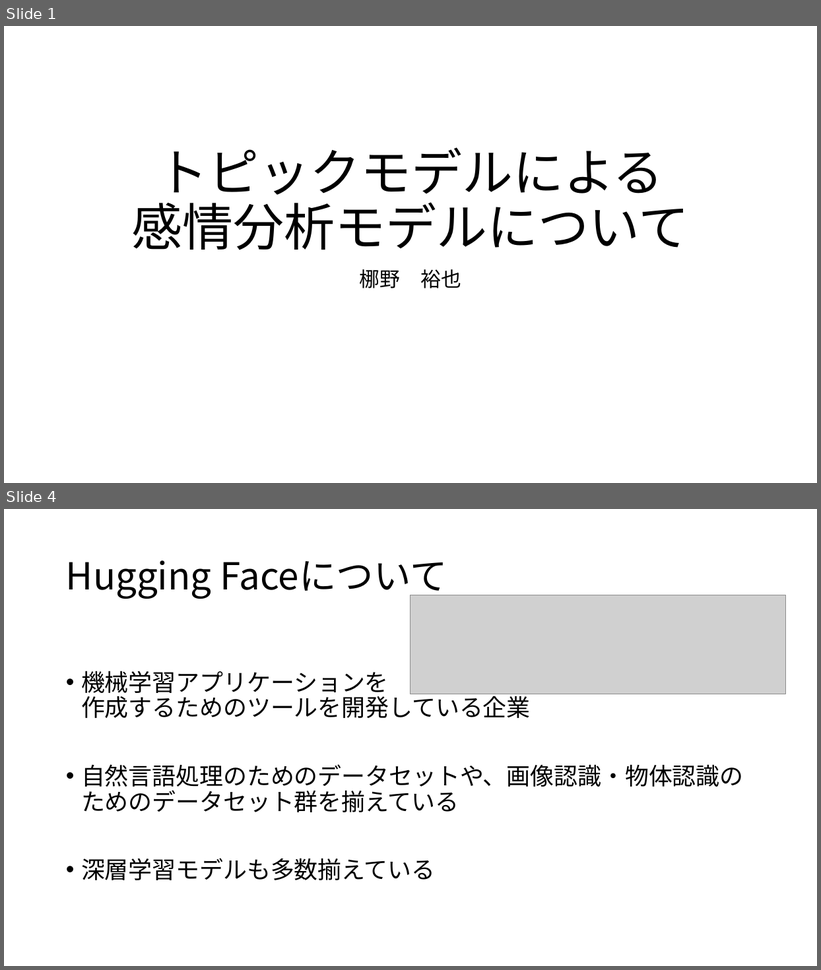
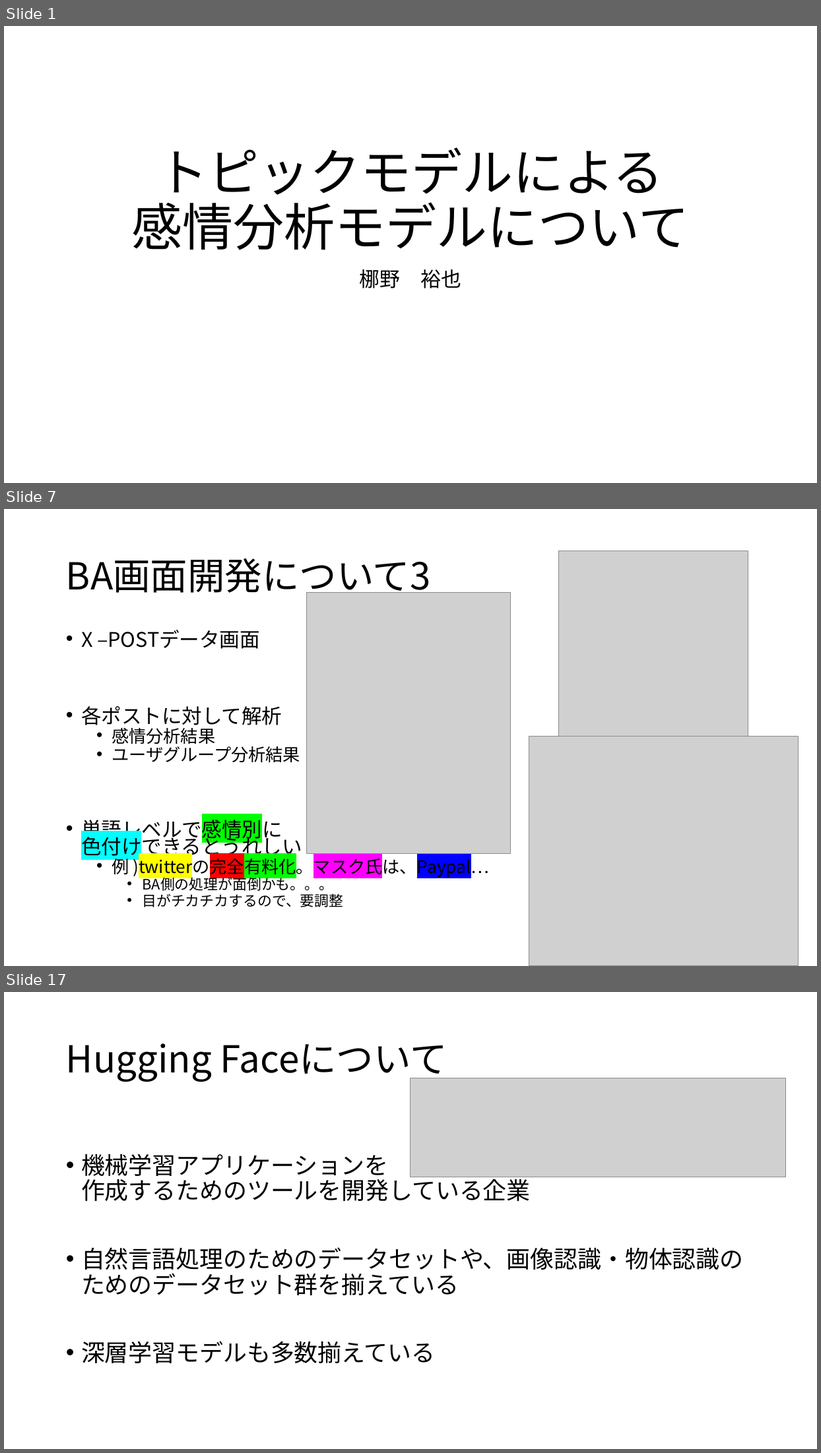
Before and after one commit to leggings8942/my_topic_model, a slide deck: 説明用資料.pptx. Shown one above the other, each under a label of ours: slides 1 and 4 before the commit, slides 1, 7 and 17 after it; the slides between them are not shown. The pictures are 821x970 and 821x1453 pixels, drawn with LibreOffice and Linux fonts; fonts in the diff are those of the drawing; grey boxes stand for pictures. Boxes give left, top, right and bottom in pixels: in the first picture for what was removed or moved away, otherwise in the second. Text is boxed around its words. In the diff, an @@ line names an element or a change of style, - is before the commit and + after.

```diff
--- a/説明用資料.pptx
+++ b/説明用資料.pptx
@@ slide 7 added at [4, 509, 817, 966], background #FFFFFF @@
@@ title added at [66, 559, 431, 599], 44 pt, text #000000 @@
+BA画面開発について3
@@ picture added at [559, 551, 748, 738] @@
@@ picture added at [306, 593, 511, 854] @@
@@ text added at [81, 630, 489, 908], 20.4 pt, text #000000 @@
+• X –POSTデータ画面
+• 各ポストに対して解析
+  • 感情分析結果
+  • ユーザグループ分析結果
+• 単語レベルで感情別に
+  色付けできるとうれしい
+  • 例 )twitterの完全有料化。マスク氏は、Paypal…
+    • BA側の処理が面倒かも。。。
+    • 目がチカチカするので、要調整
@@ picture added at [529, 736, 799, 966] @@
@@ what was slide 4 is now slide 17 @@
```
Also in this commit, not shown: 3 slides changed, 18 other slides added.
